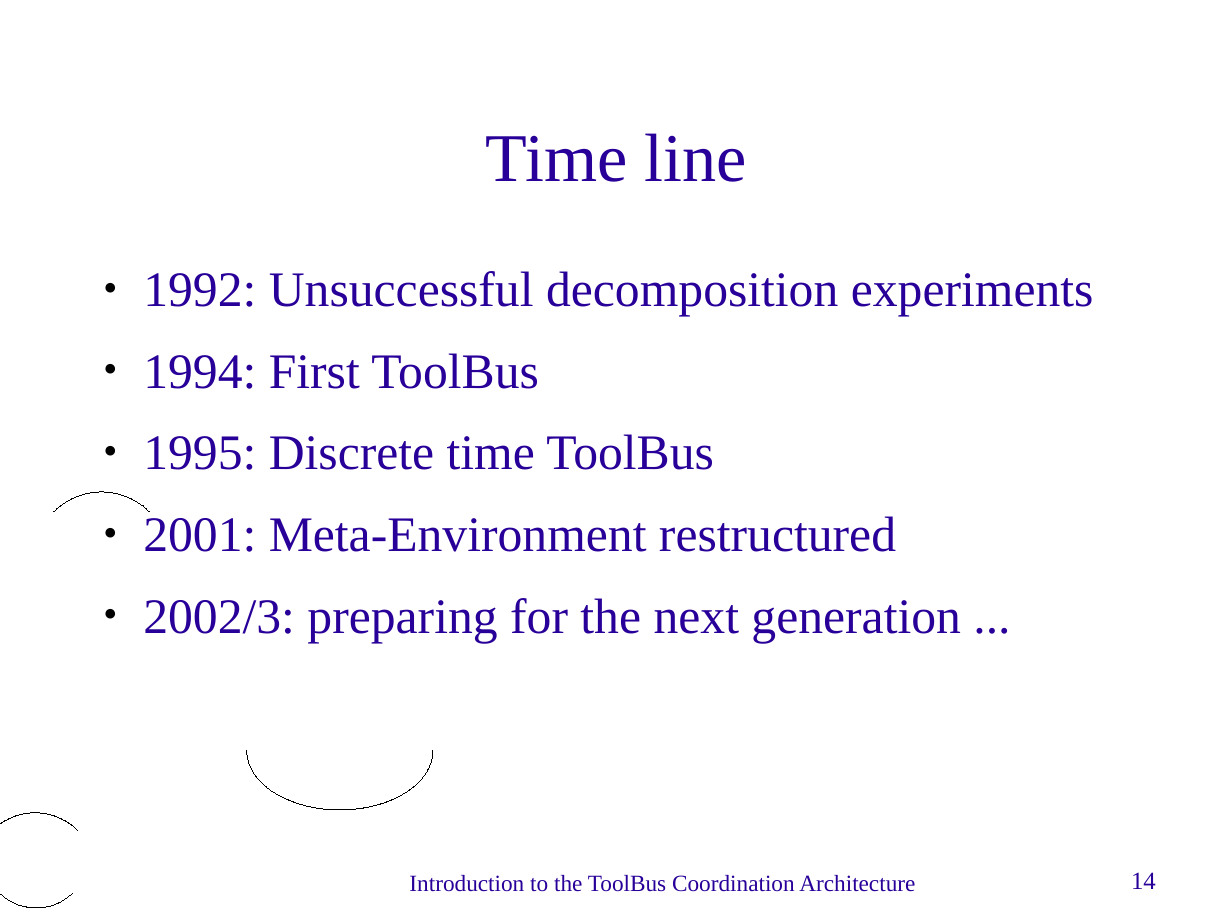
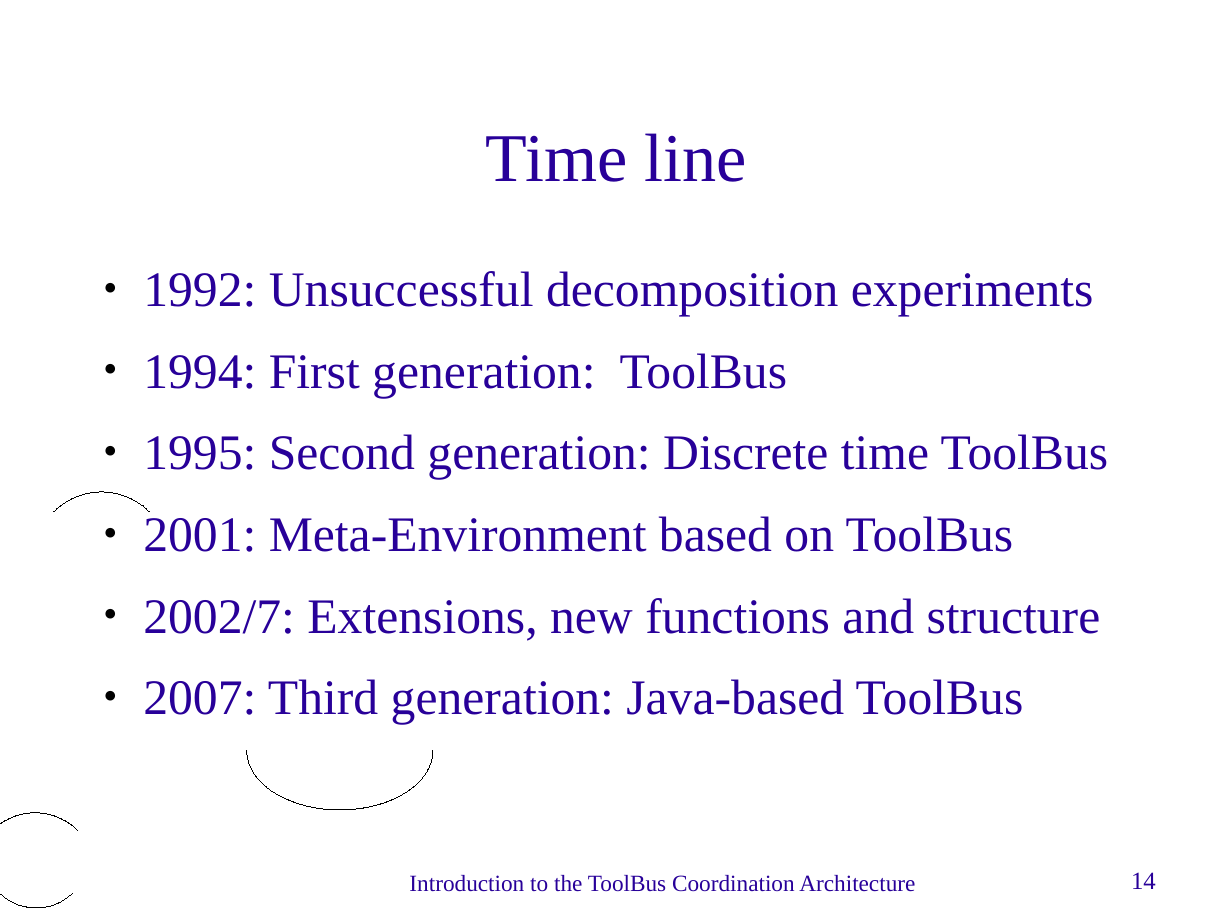
Before and after one commit to cwi-swat/meta-environment, a slide deck: slide 14 of meta-doc/technology/toolbus-intro/toolbus-intro.odp. Drawn at 1232x924 pixels with LibreOffice and Linux fonts; fonts in the diff are those of the drawing; background and template pictures are left out. Boxes give left, top, right and bottom in pixels: in the first picture for what was removed or moved away, otherwise in the second. Text is boxed around its words. In the diff, an @@ line names an element or a change of style, - is before the commit and + after.

Commit message:
Updated and extended ToolBus slides

```diff
--- a/meta-doc/technology/toolbus-intro/toolbus-intro.odp
+++ b/meta-doc/technology/toolbus-intro/toolbus-intro.odp
@@ text at bbox=[143, 353, 1109, 724]: text changed @@
-● 1994: First ToolBus
-● 1995: Discrete time ToolBus
-● 2001: Meta-Environment restructured
-● 2002/3: preparing for the next generation ...
+● 1994: First generation: ToolBus
+● 1995: Second generation: Discrete time ToolBus
+● 2001: Meta-Environment based on ToolBus
+● 2002/7: Extensions, new functions and structure
+● 2007: Third generation: Java-based ToolBus
```
Also in this commit, not shown: 28 other slides changed, 69 slides added, 5 slides removed, 1 other file.
